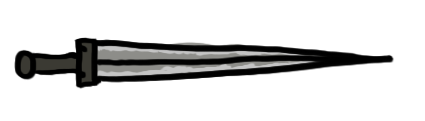
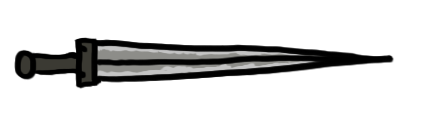
The second 425 × 121 image is a revision of the first. Changes to its layers:
painted on "Layer 8" over <box>140,41,305,50</box>
